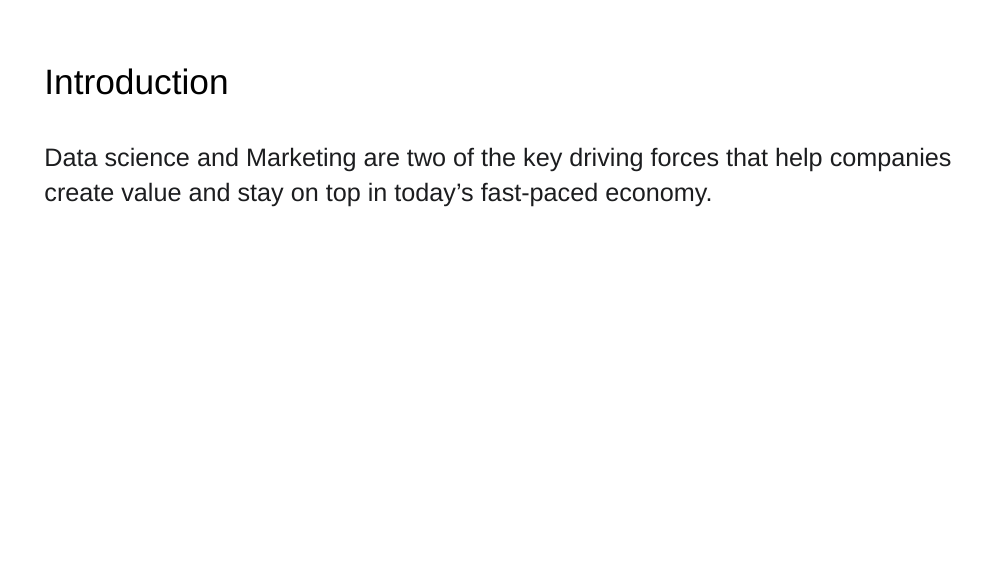
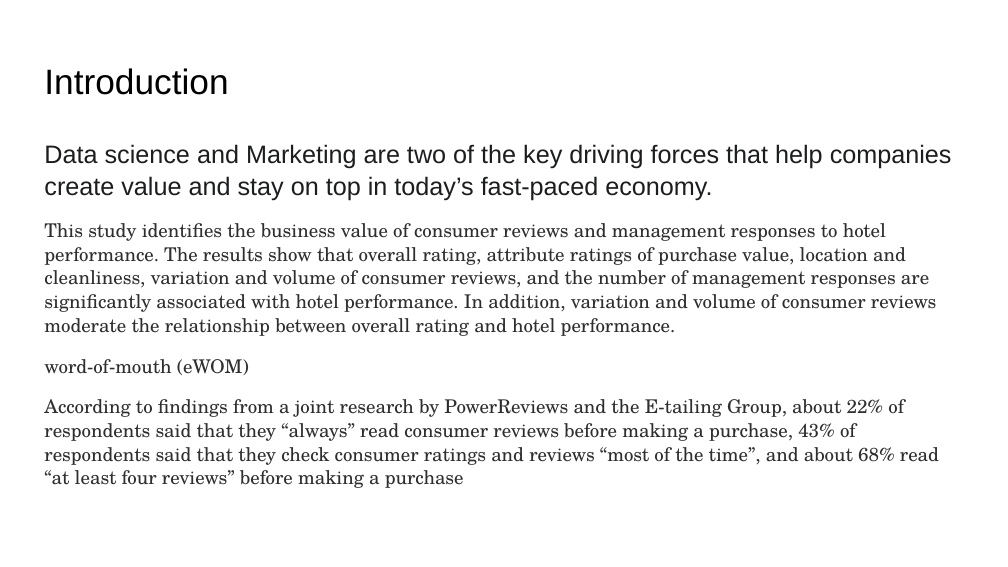
Before and after one commit to vipulswamy/Luxury-Hotel-Reviews, a slide deck: slide 2 of slides/final_presentation.pptx. Drawn at 1008x567 pixels with LibreOffice and Linux fonts; fonts in the diff are those of the drawing. Boxes give left, top, right and bottom in pixels: in the first picture for what was removed or moved away, otherwise in the second. Text is boxed around its words. In the diff, an @@ line names an element or a change of style, - is before the commit and + after.

```diff
--- a/slides/final_presentation.pptx
+++ b/slides/final_presentation.pptx
@@ text at (x1=44, y1=144, x2=952, y2=201): line spacing 1.15 to 1.05; less space between paragraphs @@
@@ text at (x1=44, y1=223, x2=939, y2=488): paragraphs added @@
+This study identifies the business value of consumer reviews and management responses to hotel performance. The results show that overall rating, attribute ratings of purchase value, location and cleanliness, variation and volume of consumer reviews, and the number of management responses are significantly associated with hotel performance. In addition, variation and volume of consumer reviews moderate the relationship between overall rating and hotel performance.
+word-of-mouth (eWOM)
+According to findings from a joint research by PowerReviews and the E-tailing Group, about 22% of respondents said that they “always” read consumer reviews before making a purchase, 43% of respondents said that they check consumer ratings and reviews “most of the time”, and about 68% read “at least four reviews” before making a purchase
```
Also in this commit, not shown: 1 other slide changed, 3 slides added, 1 slide removed.
